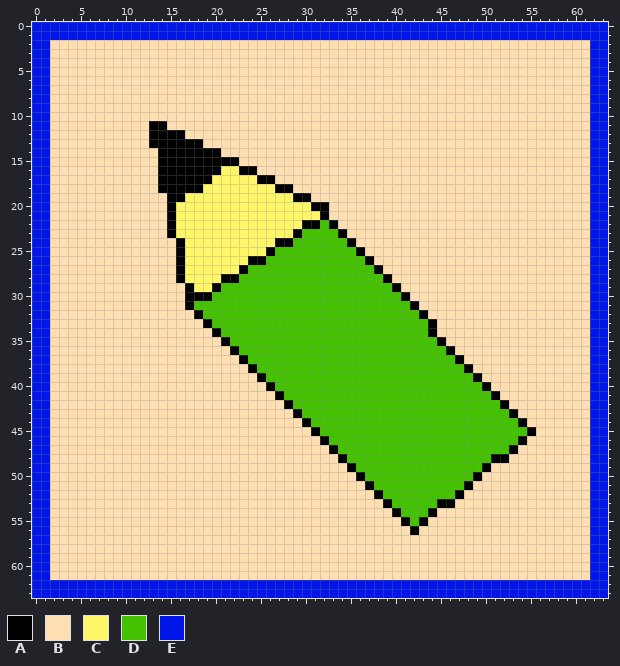
Pixel-art sprite -- legend/legend/assets/textures/UI_skill_icon_1.png. This is how it looked before the edit.
The file is 64x64 pixels.
Palette (. is transparent): A #000000  B #ffdfb1  C #fff66a  D #44c200  E #0016e8
New version:
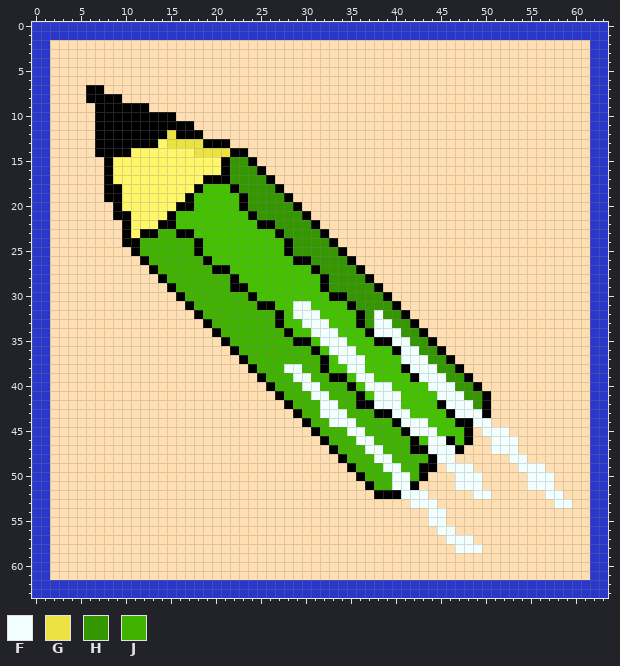
Colours new in this view: F #f1ffff  G #ece343  H #359700  J #3fb300
Changes in this commit:
colour E: #0016e8 -> #2938ca
y 7: x 6..7 BB -> AA
y 8: x 6..9 BBBB -> AAAA
y 9: x 7..12 BBBBBB -> AAAAAA
y 10: x 7..15 BBBBBBBBB -> AAAAAAAAA
y 11: x 7..12 BBBBBB -> AAAAAA; x 15..17 BBB -> AAA
y 12: x 7..12 BBBBBB -> AAAAAA; x 15 A -> G; x 17..18 BB -> AA
y 13: x 7..12 BBBBBB -> AAAAAA; x 14..21 AAAAABBB -> CGGGGAAA
y 14: x 7..23 BBBBBBBAAAAAAABBB -> AAAACCCCCCCGGGGAA
y 15: x 8..20 BBBBBBAAAAAAA -> ACCCCCCCCCCCC; x 22..24 ABB -> HHA
y 16: x 8..25 BBBBBBAAAAAAACCAAB -> ACCCCCCCCCCCCAHHHA
y 17: x 8..18 BBBBBBAAAAA -> ACCCCCCCCCC; x 20..25 CCCCCA -> AAHHHH
y 18: x 8..17 BBBBBBAAAA -> AACCCCCCCC; x 19..26 CCCCCCCC -> DDDAHHHH; x 28 A -> B
y 19: x 8..30 BBBBBBBAACCCCCCCCCCCCAA -> AACCCCCCCADDDDDAHHHHABB
y 20: x 9..32 BBBBBBACCCCCCCCCCCCCCCAA -> ACCCCCCAADDDDDAHHHHHABBB
y 21: x 9..14 BBBBBB -> AACCCC; x 16..32 CCCCCCCCCCCCCCCCA -> DDDDDDDDAHHHHHABB
y 22: x 10..14 BBBBB -> ACCCA; x 16..30 CCCCCCCCCCCCCCA -> DDDDDDDDDAAHHHH; x 32..33 DA -> BB
y 23: x 10..34 BBBBBACCCCCCCCCCCCCADDDDA -> ACAAJJAADDDDDDDDDAHHHHABB
y 24: x 10..27 BBBBBBACCCCCCCCCCA -> AAJJJJJJADDDDDDDDD; x 29..35 DDDDDDA -> HHHHABB
y 25: x 11..26 BBBBBACCCCCCCCCA -> AJJJJJJADDDDDDDD; x 28..36 DDDDDDDDA -> AHHHHHABB
y 26: x 12..25 BBBBACCCCCCCAA -> AJJJJJJADDDDDD; x 29..37 DDDDDDDDA -> AAHHHHABB
y 27: x 13..23 BBBACCCCCCA -> AJJJJJJAADD; x 31..38 DDDDDDDA -> AHHHHABB
y 28: x 14..21 BBACCCCA -> AJJJJJJJ; x 32..39 DDDDDDDA -> AHHHHABB
y 29: x 15..23 BBACCADDD -> AJJJJJJAA; x 32..40 DDDDDDDDA -> AHHHHHABB
y 30: x 16..24 BAAADDDDD -> AJJJJJJJA; x 33..41 DDDDDDDDA -> AAHHHHABB
y 31: x 18..26 DDDDDDDDD -> JJJJJJJAA; x 29..30 DD -> FF; x 35..42 DDDDDDDA -> AHHHHABB
y 32: x 19..27 DDDDDDDDD -> JJJJJJJJA; x 29..31 DDD -> FFF; x 36..43 DDDDDDDA -> AHFHHABB
y 33: x 20..27 DDDDDDDD -> JJJJJJJA; x 30..32 DDD -> FFF; x 36..44 DDDDDDDDA -> AHFFHHABB
y 34: x 21..28 DDDDDDDD -> JJJJJJJA; x 31..33 DDD -> FFF; x 37..44 DDDDDDDA -> AFFFHHAB
y 35: x 22..30 DDDDDDDDD -> JJJJJJJAA; x 32..34 DDD -> FFF; x 38..45 DDDDDDDA -> AAFFHHAB
y 36: x 23..31 DDDDDDDDD -> JJJJJJJJA; x 33..35 DDD -> FFF; x 40..46 DDDDDDA -> AFFHHAB
y 37: x 24..32 DDDDDDDDD -> JJJJJJJJA; x 34..36 DDD -> FFF; x 41..47 DDDDDDA -> FFFHHAB
y 38: x 25..32 DDDDDDDD -> JJJFFJJA; x 35..36 DD -> FF; x 41..48 DDDDDDDA -> AFFFHHAB
y 39: x 26..34 DDDDDDDDD -> JJJFFJJAA; x 36..37 DD -> FF; x 42..49 DDDDDDDA -> AFFFHHAB
y 40: x 27..35 DDDDDDDDD -> JJJFFJJJA; x 37..39 DDD -> FFF; x 44..50 DDDDDDA -> FFFHHAB
y 41: x 28..36 DDDDDDDDD -> JJJFFJJJA; x 38..40 DDD -> FFF; x 45..51 DDDDDDA -> FFFHHAB
y 42: x 29..40 DDDDDDDDDDDD -> JJJFFJJAAFFF; x 45..52 DDDDDDDA -> AFFFHABB
y 43: x 30..41 DDDDDDDDDDDD -> JJFFFJJJAAFF; x 46..53 DDDDDDDA -> AFFFABBB
y 44: x 31..43 DDDDDDDDDDDDD -> JJFFFJJJJAFFF; x 47..54 DDDDDDDA -> AAFFBBBB
y 45: x 32..44 DDDDDDDDDDDDD -> JJJFFJJJJAFFF; x 48..55 DDDDDDDA -> ABFFFBBB
y 46: x 33..42 DDDDDDDDDD -> JJJFFJJJJA; x 44..46 DDD -> FFA; x 48..54 DDDDDDA -> ABBFFFB
y 47: x 34..53 DDDDDDDDDDDDDDDDDDDA -> JJJFFJJJAAFFFABBBFFF
y 48: x 35..54 DDDDDDDDDDDDDDDDAABB -> JJJFFJJJJAFFBBBBBBFF
y 49: x 36..50 DDDDDDDDDDDDDDA -> JJJFFJJAABFFFBB; x 54..56 BBB -> FFF
y 50: x 37..49 DDDDDDDDDDDDA -> JJJFFJABBBFFF; x 55..57 BBB -> FFF
y 51: x 38..49 DDDDDDDDDDAB -> JJFFABBBBFFF; x 55..57 BBB -> FFF
y 52: x 39..47 DDDDDDDDA -> AAFFFBBBB; x 49..50 BB -> FF; x 57..58 BB -> FF
y 53: x 39..46 ADDDDDAA -> BBBFFFBB; x 58..59 BB -> FF
y 54: x 40..45 ADDDAB -> BBBBFF
y 55: x 41..45 ADABB -> BBBFF
y 56: x 42 A -> B; x 45..46 BB -> FF
y 57: x 46..48 BBB -> FFF
y 58: x 47..49 BBB -> FFF
Pixel boxes of the changes (left, top, right, bottom) in both pictures:
changed: (32, 22, 608, 598)
